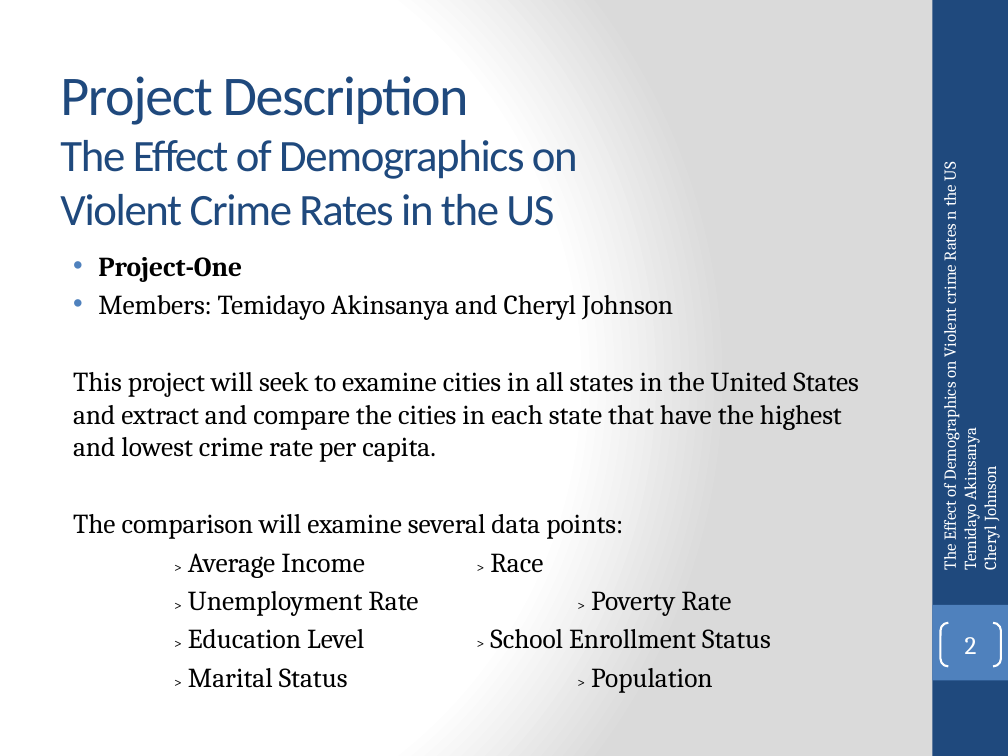
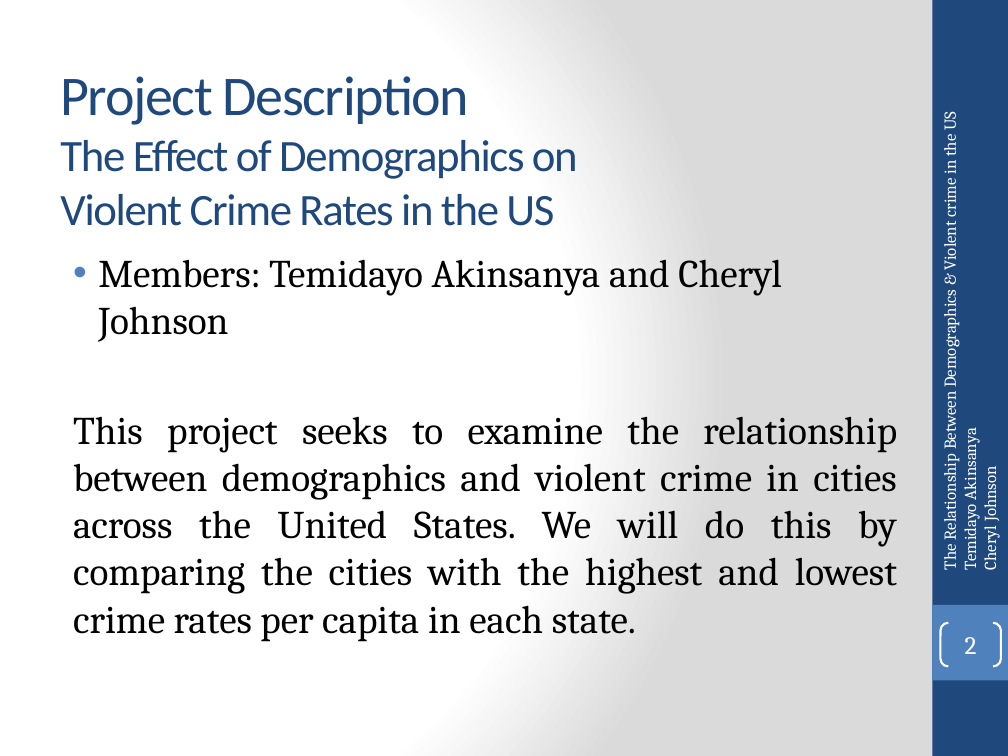
Before and after one commit to temidayo1234/National_ViolentCrime_Analysis, a slide deck: slide 2 of Data Analytics Bootcamp Project 1.pptx. Drawn at 1008x756 pixels with LibreOffice and Linux fonts; fonts in the diff are those of the drawing. Boxes give left, top, right and bottom in pixels: in the first picture for what was removed or moved away, otherwise in the second. Text is boxed around its words. In the diff, an @@ line names an element or a change of style, - is before the commit and + after.

```diff
--- a/Data Analytics Bootcamp Project 1.pptx
+++ b/Data Analytics Bootcamp Project 1.pptx
@@ text "The Relationship Between Demographics & ...": place and size @@
-text "The Relationship Between Demographics & ..." at (938, 163, 1001, 570)
+text "The Relationship Between Demographics & ..." at (938, 113, 1001, 570)
@@ text at (938, 113, 960, 570): text changed @@
-The Effect of Demographics on Violent crime Rates n the US
+The Relationship Between Demographics & Violent crime in the US
@@ text at (98, 257, 242, 282): paragraph removed @@
-• Project-One
@@ text at (98, 259, 782, 342): size 19.6 to 28 pt in "Members: Temidayo Akinsanya and Cheryl Johnson"; more space between paragraphs @@
@@ text at (73, 416, 897, 642): text changed; size 19.6 to 28 pt @@
-This project will seek to examine cities in all states in the United States and extract and compare the cities in each state that have the highest and lowest crime rate per capita.
-The comparison will examine several data points:
-> Average Income > Race
-> Unemployment Rate > Poverty Rate
-> Education Level > School Enrollment Status
-> Marital Status > Population
+This project seeks to examine the relationship between demographics and violent crime in cities across the United States. We will do this by comparing the cities with the highest and lowest crime rates per capita in each state.
```
Also in this commit, not shown: 10 other slides changed, 7 slides added.
